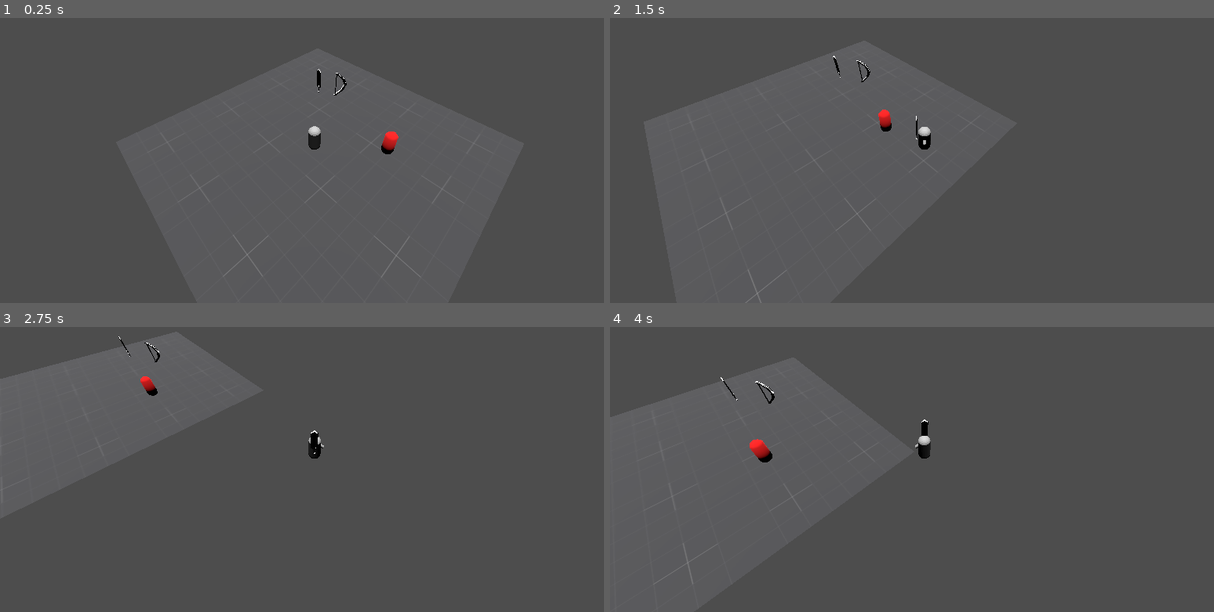
Above: before the commit, frames 1-4 (two rows, left to right).
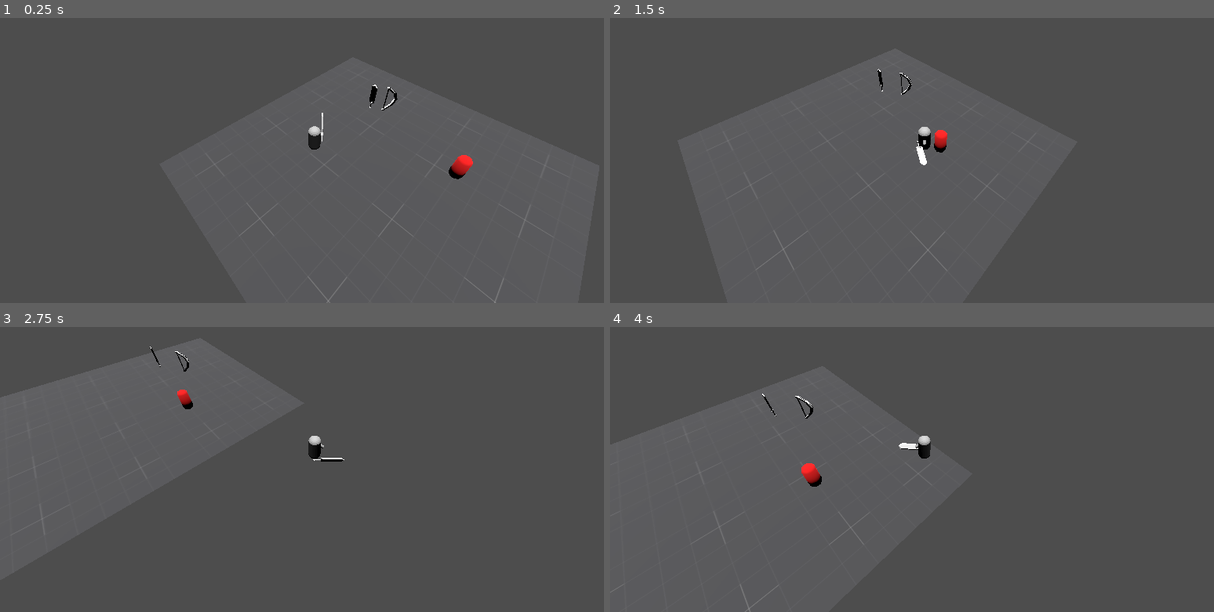
Above: after the commit, the same moments.

Repository: strcogo/Auto-META
Game: Godot game, scene res://scenes/debug.tscn
Same seed, same stepped clock (60 frames per second), same inputs: the game is played once before the commit and once after it.
Inputs (mouse positions are in pixels of both pictures, inside the frame that each line leads up to):
- Up to frame 1 (0.25 s): no input
- Up to frame 2 (1.5 s): tap Enter at 0.5 s; move the mouse to (1063, 109) at 0.52 s; hold D (move_right) 0.53-1.28 s; tap F (interact) at 0.6 s; click (1063, 109) at 0.8 s; move the mouse to (797, 143) at 1.27 s; hold S (move_down) from 1.28 s (still down); click (797, 143) at 1.35 s
- Up to frame 3 (2.75 s): tap F (interact) at 1.55 s; move the mouse to (374, 358) at 2.02 s; release S (move_down) at 2.03 s; hold D (move_right) from 2.03 s (still down); tap Space (dash) at 2.1 s; click (374, 358) at 2.3 s
- Up to frame 4 (4 s): move the mouse to (893, 506) at 2.77 s; release D (move_right) at 2.78 s; hold W (move_up) 2.78-3.53 s; tap F (interact) at 2.85 s; move the mouse to (1111, 489) at 3.52 s; hold A (move_left) from 3.53 s (still down); click (1111, 489) at 3.6 s

The runs differ from the first frame. In frame 1, 1.0% of the frame differs, in the area x 24-95%, y 14-100%; in frame 2, 0.8%; in frame 3, 0.7%; in frame 4, 0.9%.

Commit message:
ngwe
animations

Diff:
--- a/character/character.gd
+++ b/character/character.gd
@@ -31,3 +31,6 @@
 	target_velocity.z = direction.z * target_speed
 	velocity = target_velocity
 	move_and_slide()
+
+func isplayer():
+	pass
--- a/character/character.tscn
+++ b/character/character.tscn
@@ -75,6 +75,63 @@
 "update": 0,
 "values": [Vector3(0, 1.5708, 0)]
 }
+tracks/5/type = "value"
+tracks/5/imported = false
+tracks/5/enabled = true
+tracks/5/path = NodePath("Bow:position")
+tracks/5/interp = 1
+tracks/5/loop_wrap = true
+tracks/5/keys = {
+"times": PackedFloat32Array(0),
+"transitions": PackedFloat32Array(1),
+"update": 0,
+"values": [Vector3(0.5, 0, 0)]
+}
+
+[sub_resource type="Animation" id="Animation_ljlsl"]
+resource_name = "bow_exit"
+length = 0.2
+tracks/0/type = "value"
+tracks/0/imported = false
+tracks/0/enabled = true
+tracks/0/path = NodePath("Bow:visible")
+tracks/0/interp = 1
+tracks/0/loop_wrap = true
+tracks/0/keys = {
+"times": PackedFloat32Array(0.2),
+"transitions": PackedFloat32Array(1),
+"update": 1,
+"values": [false]
+}
+
+[sub_resource type="Animation" id="Animation_qtqgv"]
+resource_name = "bow_pull"
+length = 0.3
+step = 0.05
+tracks/0/type = "value"
+tracks/0/imported = false
+tracks/0/enabled = true
+tracks/0/path = NodePath("Bow:visible")
+tracks/0/interp = 1
+tracks/0/loop_wrap = true
+tracks/0/keys = {
+"times": PackedFloat32Array(0, 0.05),
+"transitions": PackedFloat32Array(1, 1),
+"update": 1,
+"values": [false, true]
+}
+tracks/1/type = "value"
+tracks/1/imported = false
+tracks/1/enabled = true
+tracks/1/path = NodePath("Bow:rotation")
+tracks/1/interp = 1
+tracks/1/loop_wrap = true
+tracks/1/keys = {
+"times": PackedFloat32Array(0, 0.3),
+"transitions": PackedFloat32Array(1, 1),
+"update": 0,
+"values": [Vector3(0, 1.5708, -1.5708), Vector3(0, 1.5708, 0)]
+}
 
 [sub_resource type="Animation" id="Animation_i76yt"]
 resource_name = "sword_exit"
@@ -133,21 +190,92 @@
 "values": [Vector3(-1.5708, 0, 0), Vector3(0, 0, 0)]
 }
 
-[sub_resource type="Animation" id="Animation_qtqgv"]
-resource_name = "bow_pull"
+[sub_resource type="Animation" id="Animation_e1he2"]
+resource_name = "sword_attack"
 length = 0.3
-step = 0.05
-tracks/0/type = "value"
-tracks/0/imported = false
-tracks/0/enabled = true
-tracks/0/path = NodePath("Bow:visible")
-tracks/0/interp = 1
-tracks/0/loop_wrap = true
-tracks/0/keys = {
-"times": PackedFloat32Array(0, 0.05),
-"transitions": PackedFloat32Array(1, 1),
-"update": 1,
-"values": [false, true]
+tracks/0/type = "value"
+tracks/0/imported = false
+tracks/0/enabled = true
+tracks/0/path = NodePath("Sword:rotation")
+tracks/0/interp = 1
+tracks/0/loop_wrap = true
+tracks/0/keys = {
+"times": PackedFloat32Array(0, 0.3),
+"transitions": PackedFloat32Array(1, 1),
+"update": 0,
+"values": [Vector3(-0.190119, 1.2916, -1.5708), Vector3(-0.190119, 2.61149, -1.5708)]
+}
+tracks/1/type = "value"
+tracks/1/imported = false
+tracks/1/enabled = true
+tracks/1/path = NodePath("Sword:position")
+tracks/1/interp = 1
+tracks/1/loop_wrap = true
+tracks/1/keys = {
+"times": PackedFloat32Array(0, 0.3),
+"transitions": PackedFloat32Array(1, 1),
+"update": 0,
+"values": [Vector3(0.437861, 0.608756, 0), Vector3(0.437861, 0.608756, 0)]
+}
+
+[sub_resource type="Animation" id="Animation_es3fg"]
+resource_name = "sword_idle"
+loop_mode = 1
+tracks/0/type = "value"
+tracks/0/imported = false
+tracks/0/enabled = true
+tracks/0/path = NodePath("Sword:rotation")
+tracks/0/interp = 1
+tracks/0/loop_wrap = true
+tracks/0/keys = {
+"times": PackedFloat32Array(0.6),
+"transitions": PackedFloat32Array(1),
+"update": 0,
+"values": [Vector3(-1.5708, 0, 0)]
+}
+tracks/1/type = "value"
+tracks/1/imported = false
+tracks/1/enabled = true
+tracks/1/path = NodePath("Sword:position")
+tracks/1/interp = 1
+tracks/1/loop_wrap = true
+tracks/1/keys = {
+"times": PackedFloat32Array(0, 0.6),
+"transitions": PackedFloat32Array(1, 1),
+"update": 0,
+"values": [Vector3(0.5, 0.306777, 0), Vector3(0.5, 0.2, 0)]
+}
+
+[sub_resource type="Animation" id="Animation_5g8rq"]
+resource_name = "bow_attack"
+length = 0.4
+tracks/0/type = "value"
+tracks/0/imported = false
+tracks/0/enabled = true
+tracks/0/path = NodePath("Bow:rotation")
+tracks/0/interp = 1
+tracks/0/loop_wrap = true
+tracks/0/keys = {
+"times": PackedFloat32Array(0, 0.4),
+"transitions": PackedFloat32Array(1, 1),
+"update": 0,
+"values": [Vector3(0, 1.5708, 0), Vector3(2.45663e-08, 1.5708, -0.596815)]
+}
+
+[sub_resource type="Animation" id="Animation_kmna5"]
+resource_name = "bow_idle"
+loop_mode = 2
+tracks/0/type = "value"
+tracks/0/imported = false
+tracks/0/enabled = true
+tracks/0/path = NodePath("Bow:position")
+tracks/0/interp = 1
+tracks/0/loop_wrap = true
+tracks/0/keys = {
+"times": PackedFloat32Array(0, 1),
+"transitions": PackedFloat32Array(1, 1),
+"update": 0,
+"values": [Vector3(0.5, 0.0899556, 0), Vector3(0.5, 0.266518, 0)]
 }
 tracks/1/type = "value"
 tracks/1/imported = false
@@ -156,40 +284,28 @@
 tracks/1/interp = 1
 tracks/1/loop_wrap = true
 tracks/1/keys = {
-"times": PackedFloat32Array(0, 0.3),
-"transitions": PackedFloat32Array(1, 1),
-"update": 0,
-"values": [Vector3(0, 1.5708, -1.5708), Vector3(0, 1.5708, 0)]
-}
-
-[sub_resource type="Animation" id="Animation_ljlsl"]
-resource_name = "bow_exit"
-length = 0.2
-tracks/0/type = "value"
-tracks/0/imported = false
-tracks/0/enabled = true
-tracks/0/path = NodePath("Bow:visible")
-tracks/0/interp = 1
-tracks/0/loop_wrap = true
-tracks/0/keys = {
-"times": PackedFloat32Array(0.2),
-"transitions": PackedFloat32Array(1),
-"update": 1,
-"values": [false]
+"times": PackedFloat32Array(0),
+"transitions": PackedFloat32Array(1),
+"update": 0,
+"values": [Vector3(0, 1.5708, 0)]
 }
 
 [sub_resource type="AnimationLibrary" id="AnimationLibrary_b6nrw"]
 _data = {
 "RESET": SubResource("Animation_rdk3h"),
+"bow_attack": SubResource("Animation_5g8rq"),
 "bow_exit": SubResource("Animation_ljlsl"),
+"bow_idle": SubResource("Animation_kmna5"),
 "bow_pull": SubResource("Animation_qtqgv"),
+"sword_attack": SubResource("Animation_e1he2"),
 "sword_exit": SubResource("Animation_i76yt"),
+"sword_idle": SubResource("Animation_es3fg"),
 "sword_pull": SubResource("Animation_omyrg")
 }
 
 [sub_resource type="CylinderShape3D" id="CylinderShape3D_u510i"]
 
-[node name="CharacterBody3D" type="CharacterBody3D"]
+[node name="Player" type="CharacterBody3D"]
 collision_layer = 2
 collision_mask = 3
 script = ExtResource("1_yrr8d")
@@ -218,13 +334,15 @@
 libraries = {
 "": SubResource("AnimationLibrary_b6nrw")
 }
+autoplay = "sword_idle"
+playback_default_blend_time = 0.1
 
 [node name="Sword" parent="Pivot/WeaponManager" instance=ExtResource("6_s4umr")]
-transform = Transform3D(1, 0, 0, 0, -4.37114e-08, 1, 0, -1, -4.37114e-08, 0.5, 0.2, 0)
+transform = Transform3D(1, 0, 0, 0, -3.61999e-06, 1, 0, -1, -3.61999e-06, 0.5, 0.2, 0)
 visible = false
 
 [node name="Bow" parent="Pivot/WeaponManager" instance=ExtResource("6_wd7jx")]
-transform = Transform3D(-4.37114e-08, 0, 1, 0, 1, 0, -1, 0, -4.37114e-08, 0.5, 0, 0)
+transform = Transform3D(-3.61999e-06, 0, 1, 0, 1, 0, -1, 0, -3.61999e-06, 0.5, 0, 0)
 visible = false
 
 [node name="SpellBook" parent="Pivot/WeaponManager" instance=ExtResource("7_nxgo0")]
@@ -244,5 +362,6 @@
 
 [node name="Dash" parent="." instance=ExtResource("3_gvhk6")]
 
+[connection signal="animation_finished" from="Pivot/WeaponManager/AnimationPlayer" to="Pivot/WeaponManager" method="_on_animation_player_animation_finished"]
 [connection signal="body_entered" from="Pivot/WeaponManager/PickupArea" to="Pivot/WeaponManager" method="_on_pickup_area_body_entered"]
 [connection signal="body_exited" from="Pivot/WeaponManager/PickupArea" to="Pivot/WeaponManager" method="_on_pickup_area_body_exited"]
--- /dev/null
+++ b/enemy/enemybase.gd
@@ -0,0 +1,5 @@
+extends CharacterBody3D
+
+
+var speed = 2
+var accel = 10
--- a/enemy/enemybase.tscn
+++ b/enemy/enemybase.tscn
@@ -1,10 +1,12 @@
-[gd_scene load_steps=3 format=3 uid="uid://w21pqqhdbg4u"]
+[gd_scene load_steps=4 format=3 uid="uid://w21pqqhdbg4u"]
 
 [ext_resource type="PackedScene" uid="uid://d25khdnrrlmtl" path="res://enemy/enemy.glb" id="1_08csl"]
+[ext_resource type="Script" path="res://enemy/enemybase.gd" id="1_141x5"]
 
 [sub_resource type="CapsuleShape3D" id="CapsuleShape3D_th5xr"]
 
 [node name="Enemybase" type="CharacterBody3D"]
+script = ExtResource("1_141x5")
 
 [node name="Pivot" type="Node3D" parent="."]
 
@@ -15,5 +17,4 @@
 transform = Transform3D(1, 0, 0, 0, 1, 0, 0, 0, 1, 0, 1, 0)
 shape = SubResource("CapsuleShape3D_th5xr")
 
-[node name="VisibleOnScreenNotifier3D" type="VisibleOnScreenNotifier3D" parent="."]
-transform = Transform3D(0.5, 0, 0, 0, 1, 0, 0, 0, 0.5, -0.0114577, 1.01089, 0.00295067)
+[node name="NavigationAgent3D" type="NavigationAgent3D" parent="."]
--- a/project.godot
+++ b/project.godot
@@ -47,6 +47,11 @@
 "events": [Object(InputEventKey,"resource_local_to_scene":false,"resource_name":"","device":-1,"window_id":0,"alt_pressed":false,"shift_pressed":false,"ctrl_pressed":false,"meta_pressed":false,"pressed":false,"keycode":0,"physical_keycode":70,"key_label":0,"unicode":102,"echo":false,"script":null)
 ]
 }
+attack={
+"deadzone": 0.5,
+"events": [Object(InputEventMouseButton,"resource_local_to_scene":false,"resource_name":"","device":-1,"window_id":0,"alt_pressed":false,"shift_pressed":false,"ctrl_pressed":false,"meta_pressed":false,"button_mask":0,"position":Vector2(0, 0),"global_position":Vector2(0, 0),"factor":1.0,"button_index":1,"canceled":false,"pressed":false,"double_click":false,"script":null)
+]
+}
 
 [layer_names]
 
--- a/scenes/debug.tscn
+++ b/scenes/debug.tscn
@@ -25,9 +25,6 @@
 transform = Transform3D(1, 0.00011874, -1.54839e-05, 1.55017e-05, -0.00015011, 1, 0.000118738, -1, -0.000150111, 0, 5, 0)
 light_energy = 2.333
 
-[node name="CharacterBody3D" parent="." instance=ExtResource("2_gxb1q")]
-transform = Transform3D(1, 0, 0, 0, 1, 0, 0, 0, 1, -0.330647, 0, 0.474036)
-
 [node name="Enemybase" parent="." instance=ExtResource("2_ekrrd")]
 transform = Transform3D(1, 0, 0, 0, 1, 0, 0, 0, 1, 4.42295, 0, 0.850219)
 
@@ -53,3 +50,6 @@
 
 [node name="Bow" parent="Weapons" instance=ExtResource("5_b00sa")]
 transform = Transform3D(1, 0, 0, 0, 1, 0, 0, 0, 1, 1.52271, 0, -5.60727)
+
+[node name="Player" parent="." instance=ExtResource("2_gxb1q")]
+transform = Transform3D(1, 0, 0, 0, 1, 0, 0, 0, 1, -4.12367, 0.15873, -1.25678)
--- a/weapons/weapon resources/bow.tres
+++ b/weapons/weapon resources/bow.tres
@@ -7,3 +7,5 @@
 weapon_name = "bow"
 activate_anim = "bow_pull"
 deactivate_anim = "bow_exit"
+attack_anim = "bow_attack"
+idle_anim = "bow_idle"
--- a/weapons/weapon resources/sword.tres
+++ b/weapons/weapon resources/sword.tres
@@ -7,3 +7,5 @@
 weapon_name = "sword"
 activate_anim = "sword_pull"
 deactivate_anim = "sword_exit"
+attack_anim = "sword_attack"
+idle_anim = "sword_idle"
--- a/weapons/weapon_manager.gd
+++ b/weapons/weapon_manager.gd
@@ -16,21 +16,25 @@
 func _physics_process(delta):
 	if(_in_area && Input.is_action_just_pressed("interact")):
 		changeWeapon(next_weapon)
+	play_atack()
 
 func Initialize():
 	for weapon in _weapon_resources:
 		weapon_list[weapon.weapon_name] = weapon
+	current_weapon = weapon_list["sword"]
+	animation_player.play(current_weapon.activate_anim)
+
 
 func changeWeapon(weapon_name: String):
-	if(current_weapon != null):
-		animation_player.play(current_weapon.deactivate_anim)
+	animation_player.play(current_weapon.deactivate_anim)
+	await animation_player.animation_finished
 	_in_range_pickup.queue_free()
 	current_weapon = weapon_list[weapon_name]
 	animation_player.play(current_weapon.activate_anim)
 
-
-
-
+func play_atack():
+	if Input.is_action_just_pressed("attack"):
+		animation_player.play(current_weapon.attack_anim)
 
 func _on_pickup_area_body_entered(body):
 	_in_area = true
@@ -40,3 +44,9 @@
 func _on_pickup_area_body_exited(body):
 	_in_area = false
 	next_weapon = null
+
+func _on_animation_player_animation_finished(anim_name):
+	if anim_name == current_weapon.attack_anim:
+		animation_player.play(current_weapon.idle_anim)
+	if anim_name == current_weapon.activate_anim:
+		animation_player.play(current_weapon.idle_anim)
--- a/weapons/weapon_resource.gd
+++ b/weapons/weapon_resource.gd
@@ -5,3 +5,5 @@
 @export var weapon_name: String
 @export var activate_anim: String
 @export var deactivate_anim: String
+@export var attack_anim: String
+@export var idle_anim: String
Not shown: 1 places in character/character.tscn that only renumber resources
Binary file added: weapons/weapon pickups/models/ruby_spellbook_0.png
Not shown, added: weapons/weapon pickups/models/ruby_spellbook_0.png.import
